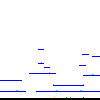
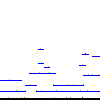
Comparing the layer stacks of the two 100 x 100 images. Changes:
painted on "Layer 2" over bbox(8, 48, 99, 98)
